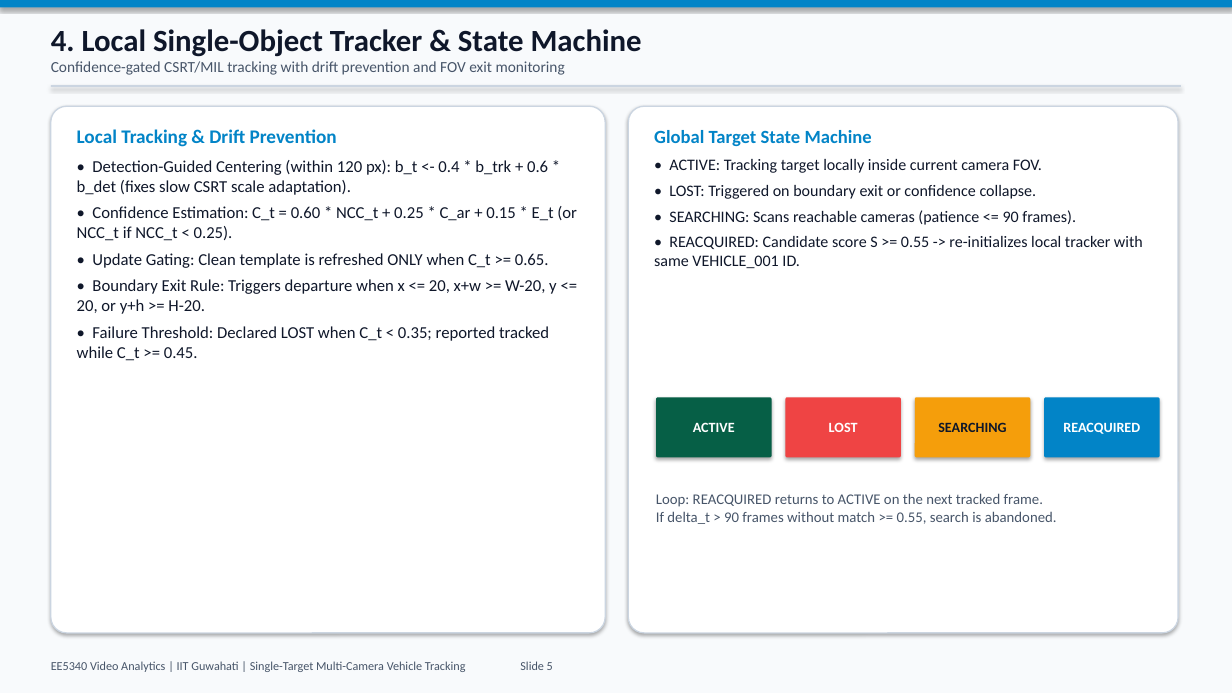
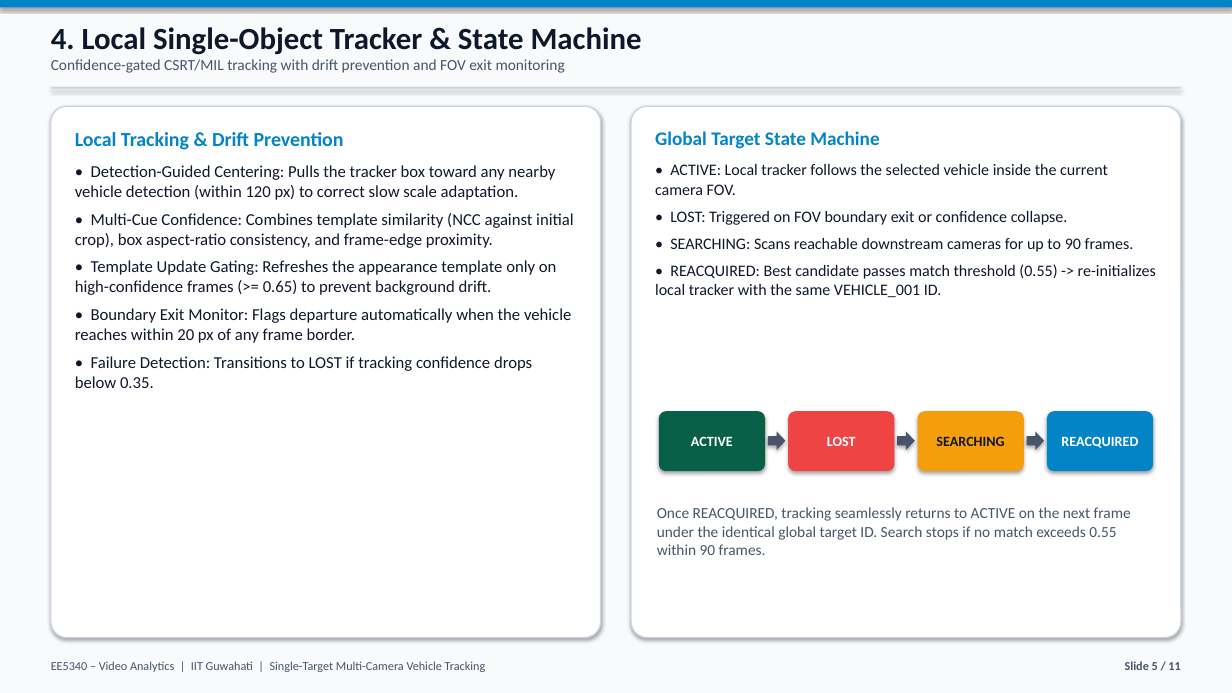
Before and after one commit to msujit908/cityflow-single-target-tracking, a slide deck: slide 5 of outputs/reports/STMCT_Presentation.pptx. Drawn at 1232x693 pixels with LibreOffice and Linux fonts; fonts in the diff are those of the drawing. Boxes give left, top, right and bottom in pixels: in the first picture for what was removed or moved away, otherwise in the second. Text is boxed around its words. In the diff, an @@ line names an element or a change of style, - is before the commit and + after.

Commit message:
Simplify PPTX slides (remove dense equations) and refine layout alignment

```diff
--- a/outputs/reports/STMCT_Presentation.pptx
+++ b/outputs/reports/STMCT_Presentation.pptx
@@ rounded rectangle: place and size @@
-rounded rectangle at [51, 106, 605, 633]
+rounded rectangle at [51, 106, 601, 638]
@@ rounded rectangle: place and size @@
-rounded rectangle at [628, 106, 1178, 633]
+rounded rectangle at [631, 106, 1181, 638]
@@ text at [75, 132, 344, 150]: size 15 to 15.5 pt in "Local Tracking & Drift Prevention"; more space between paragraphs @@
@@ text at [655, 131, 879, 149]: size 14.5 to 15 pt in "Global Target State Machine"; more space between paragraphs @@
@@ text at [75, 165, 573, 388]: text changed @@
-• Detection-Guided Centering (within 120 px): b_t <- 0.4 * b_trk + 0.6 * b_det (fixes slow CSRT scale adaptation).
-• Confidence Estimation: C_t = 0.60 * NCC_t + 0.25 * C_ar + 0.15 * E_t (or NCC_t if NCC_t < 0.25).
-• Update Gating: Clean template is refreshed ONLY when C_t >= 0.65.
-• Boundary Exit Rule: Triggers departure when x <= 20, x+w >= W-20, y <= 20, or y+h >= H-20.
-• Failure Threshold: Declared LOST when C_t < 0.35; reported tracked while C_t >= 0.45.
+• Detection-Guided Centering: Pulls the tracker box toward any nearby vehicle detection (within 120 px) to correct slow scale adaptation.
+• Multi-Cue Confidence: Combines template similarity (NCC against initial crop), box aspect-ratio consistency, and frame-edge proximity.
+• Template Update Gating: Refreshes the appearance template only on high-confidence frames (>= 0.65) to prevent background drift.
+• Boundary Exit Monitor: Flags departure automatically when the vehicle reaches within 20 px of any frame border.
+• Failure Detection: Transitions to LOST if tracking confidence drops below 0.35.
@@ text at [655, 164, 1156, 297]: text changed @@
-• ACTIVE: Tracking target locally inside current camera FOV.
-• LOST: Triggered on boundary exit or confidence collapse.
-• SEARCHING: Scans reachable cameras (patience <= 90 frames).
-• REACQUIRED: Candidate score S >= 0.55 -> re-initializes local tracker with same VEHICLE_001 ID.
+• ACTIVE: Local tracker follows the selected vehicle inside the current camera FOV.
+• LOST: Triggered on FOV boundary exit or confidence collapse.
+• SEARCHING: Scans reachable downstream cameras for up to 90 frames.
+• REACQUIRED: Best candidate passes match threshold (0.55) -> re-initializes local tracker with the same VEHICLE_001 ID.
@@ proportions changed in 4 elements at [788, 411, 895, 471], [918, 411, 1024, 471], [1047, 411, 1153, 471], [659, 411, 765, 471] @@
@@ rounded rectangle "ACTIVE": place and size @@
-rounded rectangle "ACTIVE" at [656, 397, 772, 457]
+rounded rectangle "ACTIVE" at [659, 411, 765, 471]
@@ rounded rectangle "LOST": place and size @@
-rounded rectangle "LOST" at [786, 397, 901, 457]
+rounded rectangle "LOST" at [788, 411, 895, 471]
@@ rounded rectangle "SEARCHING": place and size @@
-rounded rectangle "SEARCHING" at [915, 397, 1031, 457]
+rounded rectangle "SEARCHING" at [918, 411, 1024, 471]
@@ rounded rectangle "REACQUIRED": place and size @@
-rounded rectangle "REACQUIRED" at [1044, 397, 1160, 457]
+rounded rectangle "REACQUIRED" at [1047, 411, 1153, 471]
@@ right arrow added at [768, 432, 786, 450], fill #475569 @@
@@ right arrow added at [897, 432, 915, 450], fill #475569 @@
@@ right arrow added at [1027, 432, 1044, 450], fill #475569 @@
@@ text at [657, 507, 1131, 555]: text changed; size 11.5 to 12 pt @@
-Loop: REACQUIRED returns to ACTIVE on the next tracked frame.
-If delta_t > 90 frames without match >= 0.55, search is abandoned.
+Once REACQUIRED, tracking seamlessly returns to ACTIVE on the next frame under the identical global target ID. Search stops if no match exceeds 0.55 within 90 frames.
@@ text at [51, 661, 486, 672]: text changed @@
-EE5340 Video Analytics | IIT Guwahati | Single-Target Multi-Camera Vehicle Tracking Slide 5
+EE5340 – Video Analytics | IIT Guwahati | Single-Target Multi-Camera Vehicle Tracking
@@ text added at [1125, 661, 1180, 670], 9.5 pt, text #475569, bold @@
+Slide 5 / 11
```
Also in this commit, not shown: 10 other slides changed, 1 other file.
